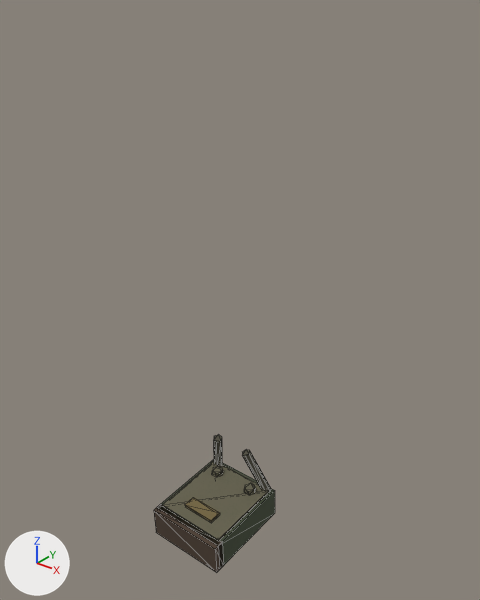
The glTF model assets/models/gear/prc25_radio_pack.glb as it was, and as the next commit left it.
One viewpoint serves both versions: a 50 mm camera at (1.19, -1.465, 1.665) aimed at (0.012, 0.007, 0.752). Arrows for +X, +Y and +Z are at lower left; the lights stay in place. The older version comes first. Mesh edges are drawn as thin lines. Vertices at exactly the same position are counted once.

In view in the first picture: 'prc25_radio_pack'.
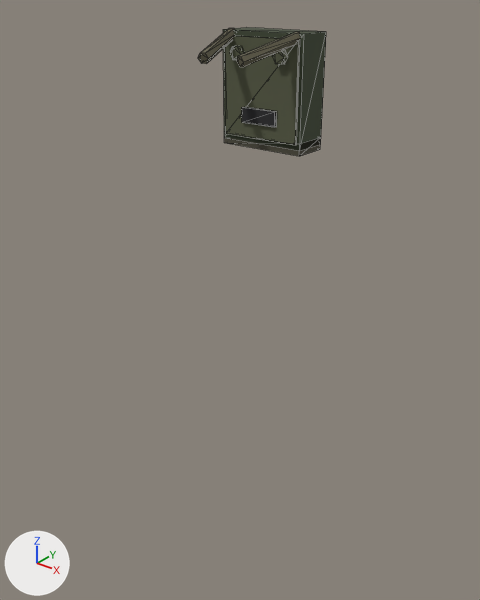
What the commit changed:
me_prc25_radio_pack has 80 vertices, 128 faces and spans x -0.14..0.14, y -0.061..0.23, z 1.204..1.533.
me_prc25_radio_pack is used by ob_prc25_radio_pack; parent ob_mixamorig_spine2; location (0.0, -1.425, -1.372); rotation (-1.469, 0.0, 0.0), in degrees (-84, 0, 0).
me_prc25_radio_pack part 1: texture (UV) coordinates of 128 of 128 faces, centred in x -0.14..0.14, y -0.059..0.23, z 1.204..1.53, changed; they spanned u 0.06..0.72, v 0.5..0.5 and now span u 0.04..0.54, v 0.5..0.5.
Object 'prc25_radio_pack' (ob_prc25_radio_pack) moves from (0.0, -1.425, -1.372) to (0.0, 0.0654, -1.363).
Object 'prc25_radio_pack' (ob_prc25_radio_pack) turns from (-84, 0, 0) to (2.9, 0, 0) degrees about x, y and z.

Pixel boxes (x1, y1, x2, y2) of what changed, in the pictures (480 x 600 px):
'prc25_radio_pack', surface changed, moved, turned
    before: (154, 435, 275, 572)
    after: (198, 27, 326, 156)
